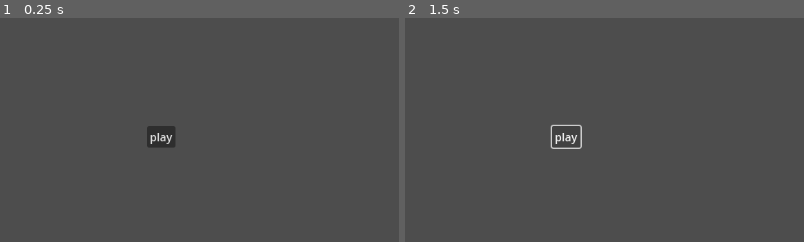
Above: before the commit, frames 1-2 (left to right).
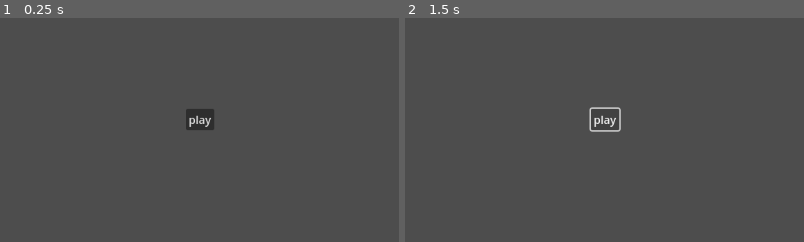
Above: after the commit, the same moments.

Repository: bharper9/CSC-492-Senior-Proj
Game: Godot game, scene res://GameStart.tscn
Two runs of this game, one before a commit and one after it. Both use one fixed random seed, a clock stepped at 60 frames per second and the inputs below. The project has no main scene, so this scene is started directly.
Inputs:
- Up to frame 1 (0.25 s): no input
- Up to frame 2 (1.5 s): click "play" at 0.5 s; click "play" at 1.25 s
The pictures show only the part of the screen within x 0-50%, y 0-50%; the shares and areas given below are measured in that part.

The runs differ from the first frame. In frame 1, 1.2% of the frame differs, in the area x 36-54%, y 40-58%; in frame 2, 0.7%.

Commit message:
Revert "play button"
This reverts commit 44331c89a5c716eaf976c38290bb10878efd2b90.

Diff:
--- a/GameStart.tscn
+++ b/GameStart.tscn
@@ -10,9 +10,9 @@
 
 [node name="Button" type="Button" parent="."]
 layout_mode = 0
-offset_left = 212.0
-offset_top = 156.0
-offset_right = 253.0
-offset_bottom = 187.0
+offset_left = 268.0
+offset_top = 131.0
+offset_right = 309.0
+offset_bottom = 162.0
 text = "play
 "
